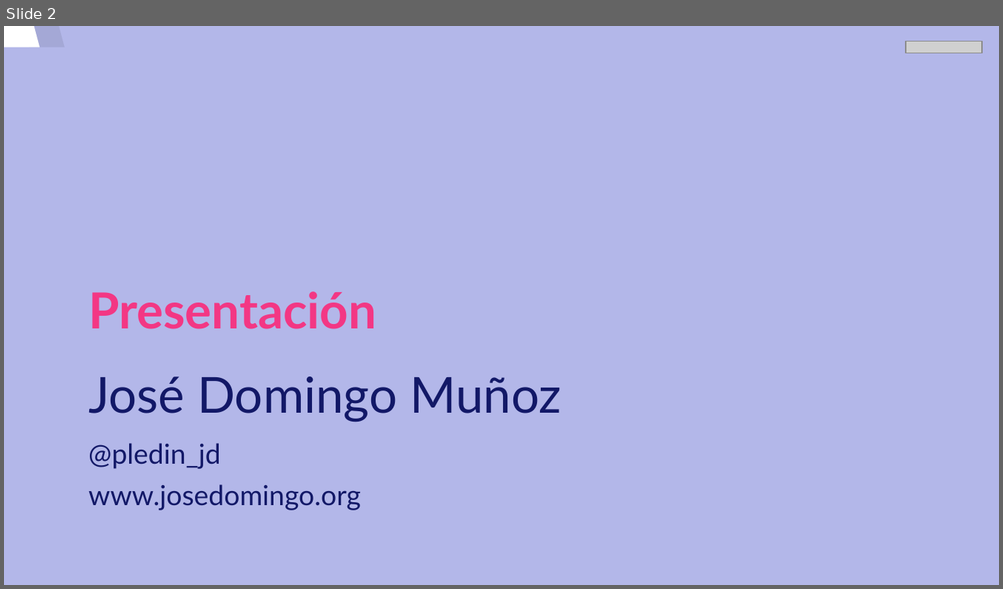
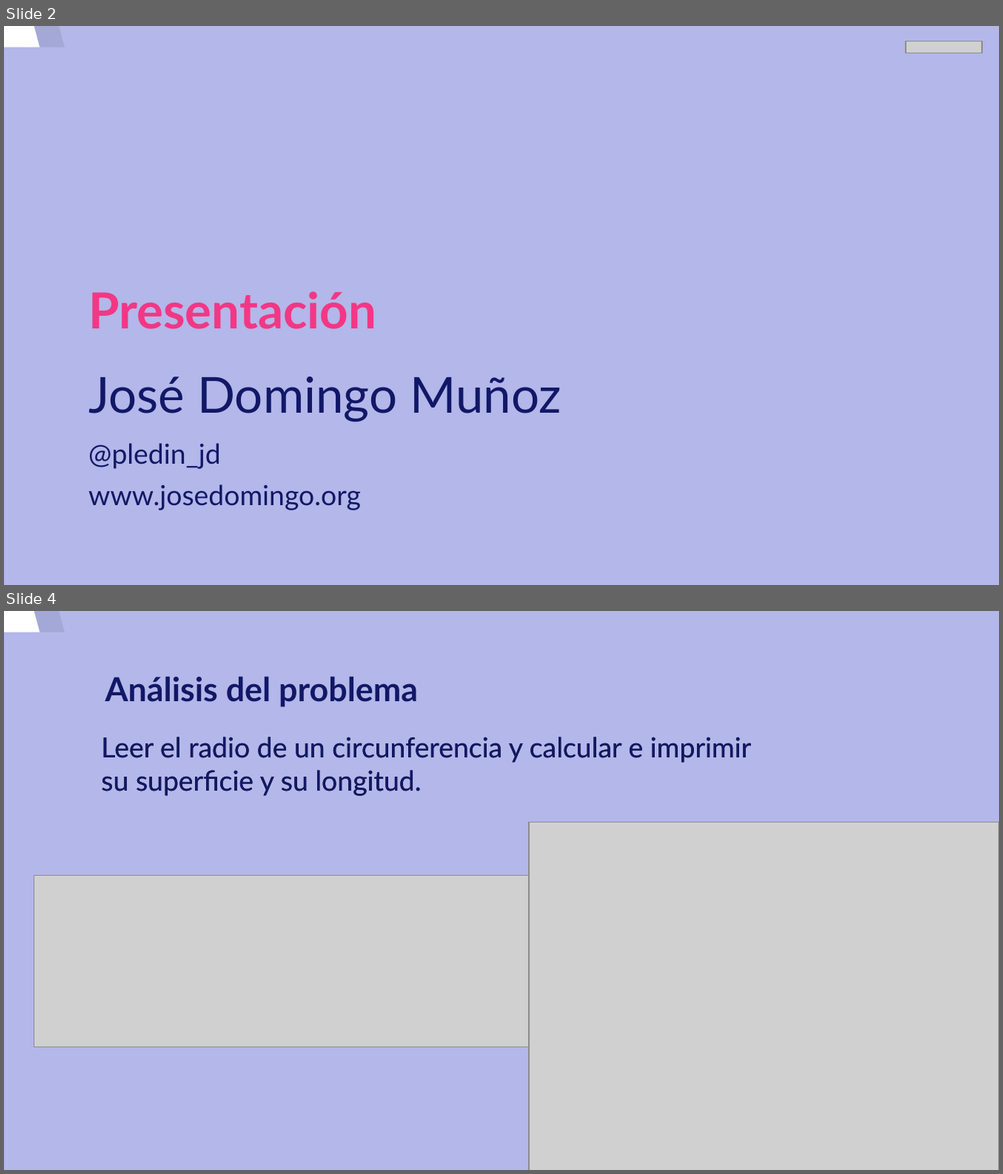
Before and after one commit to josedom24/curso_programacion, a slide deck: curso/u2/u2.odp. Shown one above the other, each under a label of ours: slide 2 before the commit, slides 2 and 4 after it; the slides between them are not shown. The pictures are 1003x589 and 1003x1174 pixels, drawn with LibreOffice and Linux fonts; fonts in the diff are those of the drawing; grey boxes stand for pictures. Boxes give left, top, right and bottom in pixels: in the first picture for what was removed or moved away, otherwise in the second. Text is boxed around its words. In the diff, an @@ line names an element or a change of style, - is before the commit and + after.

```diff
--- a/curso/u2/u2.odp
+++ b/curso/u2/u2.odp
@@ slide 4 added at (4,611,999,1170), background #B3B7E9; not listed: 2 template elements that a slide beside it also shows @@
@@ title added at (105,676,418,707), 24 pt, text #121867, bold @@
+Análisis del problema
@@ text added at (101,737,751,796), 20 pt, text #121867 @@
+Leer el radio de un circunferencia y calcular e imprimir su superficie y su longitud.
@@ picture added at (529,823,999,1170) @@
@@ picture added at (34,876,528,1048) @@
```
Also in this commit, not shown: 1 other slide added, 3 slides removed, 2 other files.
